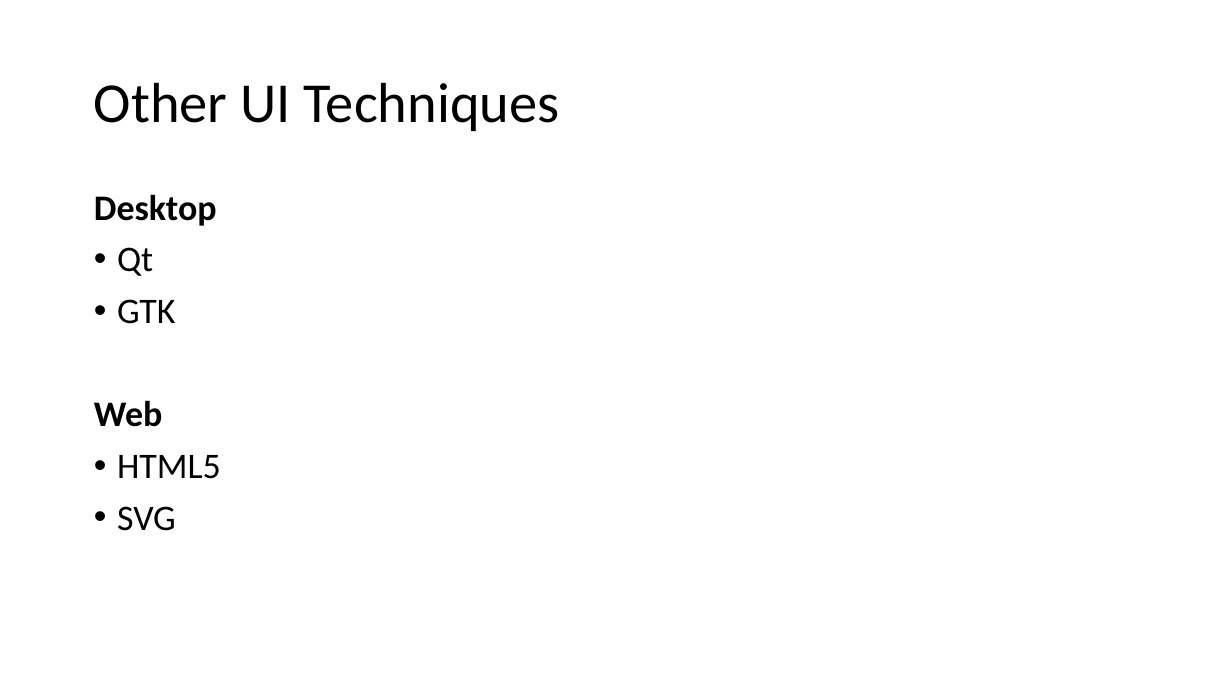
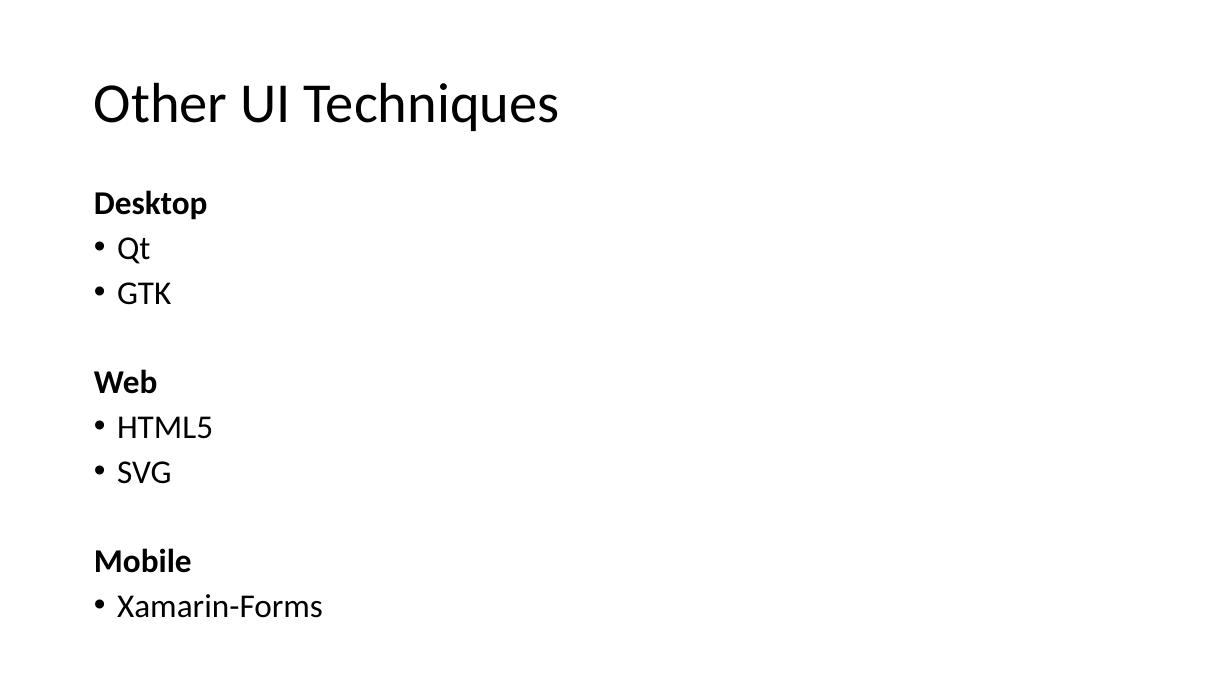
Before and after one commit to FrankPfattheicher/stonehenge.Chromely, a slide deck: slide 3 of stonehengeChromely.pptx. Drawn at 1232x693 pixels with LibreOffice and Linux fonts; fonts in the diff are those of the drawing. Boxes give left, top, right and bottom in pixels: in the first picture for what was removed or moved away, otherwise in the second. Text is boxed around its words. In the diff, an @@ line names an element or a change of style, - is before the commit and + after.

```diff
--- a/stonehengeChromely.pptx
+++ b/stonehengeChromely.pptx
@@ text at (94, 190, 213, 484): size 28 to 25.9 pt in "Desktop", "Qt", "GTK", "Web" and 2 more places; line spacing 0.9 to 0.8 @@
@@ text at (94, 548, 323, 618): paragraphs added @@
+Mobile
+• Xamarin-Forms
```
Also in this commit, not shown: 11 other slides changed, 1 slide added.
